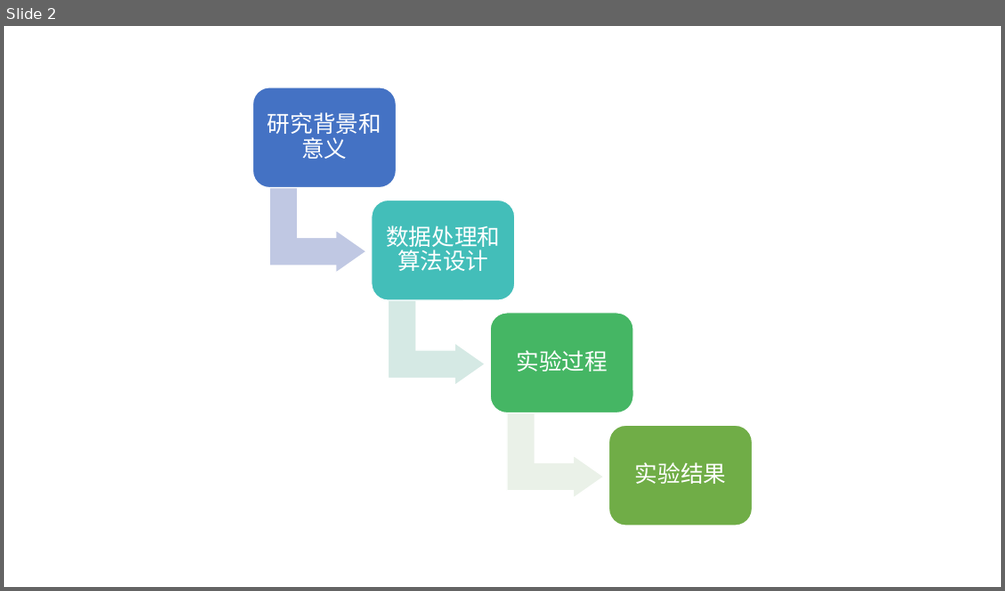
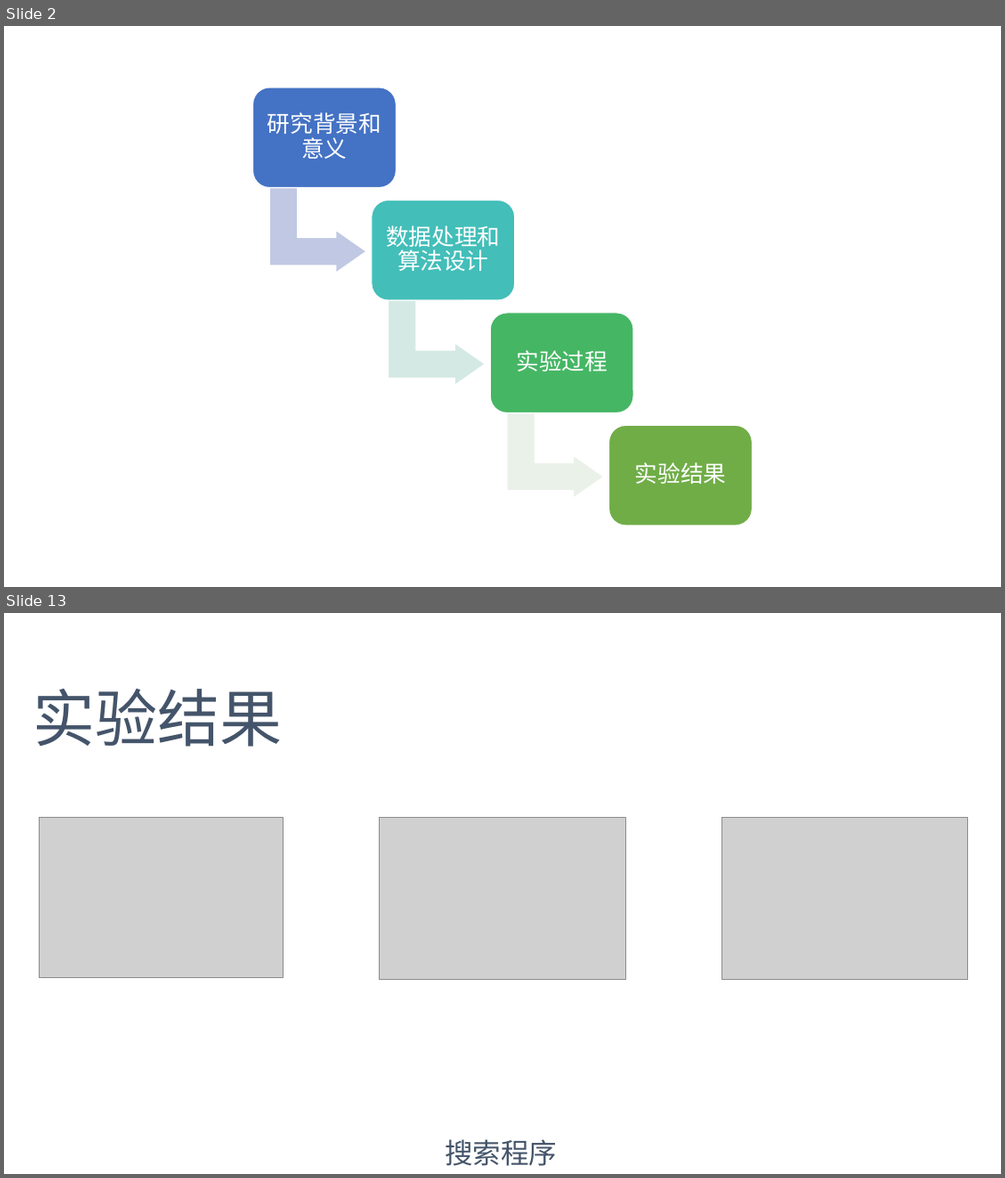
Before and after one commit to DoubleMagicXu/KG, a slide deck: 基于用户投诉文本的知识图谱构建.pptx. Shown one above the other, each under a label of ours: slide 2 before the commit, slides 2 and 13 after it; the slides between them are not shown. The pictures are 1005x591 and 1005x1178 pixels, drawn with LibreOffice and Linux fonts; fonts in the diff are those of the drawing; grey boxes stand for pictures. Boxes give left, top, right and bottom in pixels: in the first picture for what was removed or moved away, otherwise in the second. Text is boxed around its words. In the diff, an @@ line names an element or a change of style, - is before the commit and + after.

```diff
--- a/基于用户投诉文本的知识图谱构建.pptx
+++ b/基于用户投诉文本的知识图谱构建.pptx
@@ slide 13 added at (4, 613, 1001, 1174), background #FFFFFF @@
@@ text added at (32, 689, 282, 747), 60 pt, text #44546A @@
+实验结果
@@ picture added at (39, 817, 283, 978) @@
@@ picture added at (380, 817, 625, 981) @@
@@ picture added at (722, 817, 967, 981) @@
@@ text added at (445, 1139, 557, 1166), 27 pt, text #44546A @@
+搜索程序
```
Also in this commit, not shown: 3 slides changed, 10 other slides added, 2 slides removed, 3 other files.
